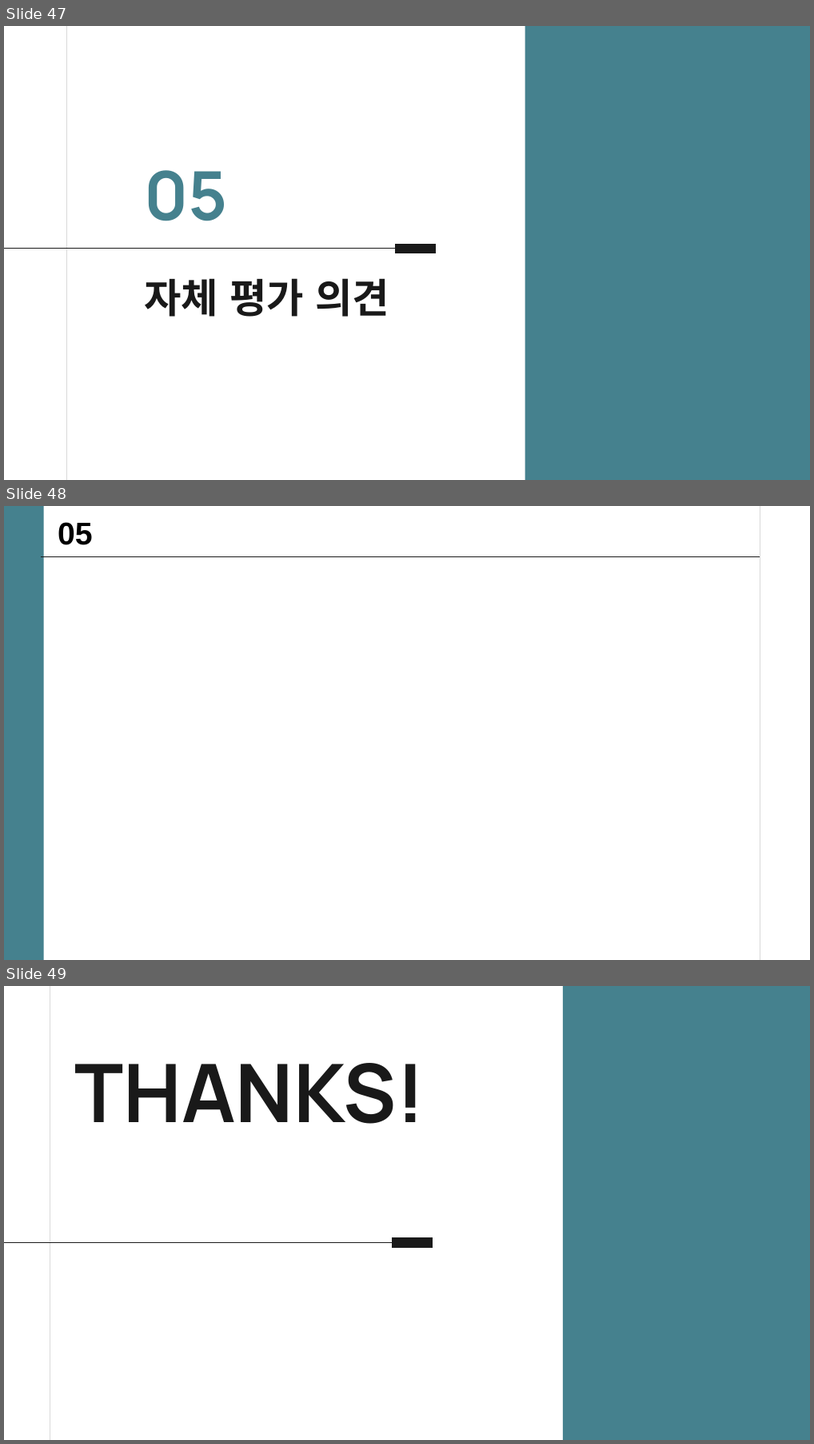
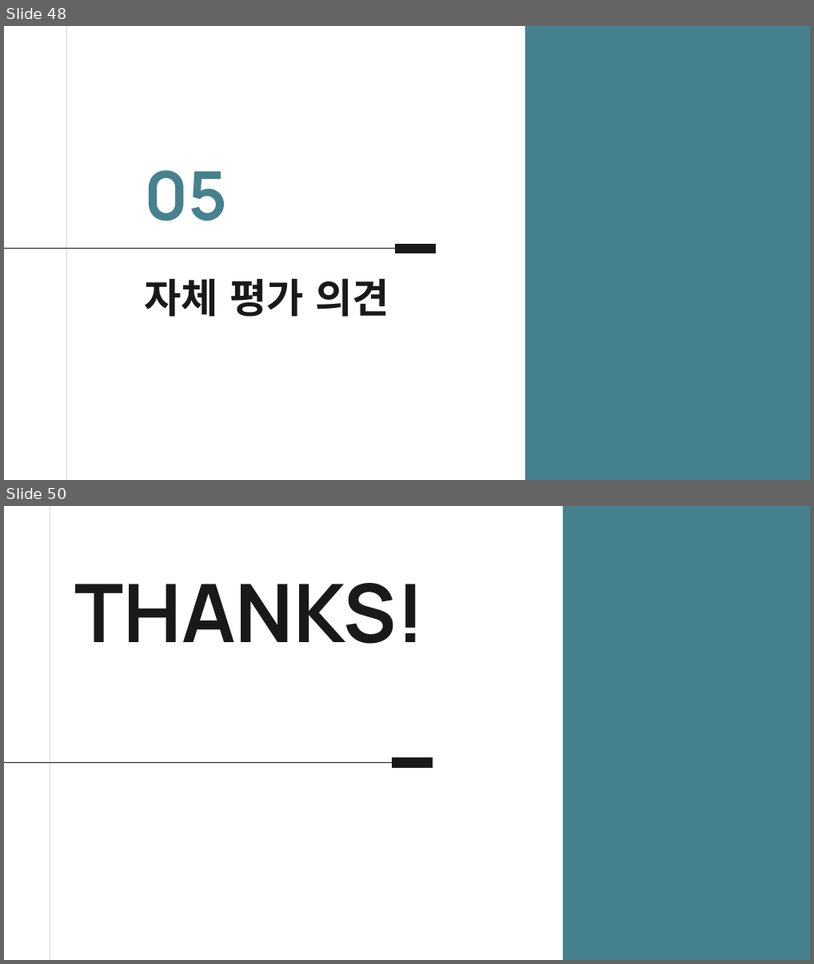
Before and after one commit to mini-project-y/1st_mini_project, a slide deck: Mook/PJT_유현수_수정본.pptx. Shown one above the other, each under a label of ours: slides 47, 48 and 49 before the commit, slides 48 and 50 after it; the slides between them are not shown. The pictures are 814x1444 and 814x964 pixels, drawn with LibreOffice and Linux fonts; fonts in the diff are those of the drawing. Boxes give left, top, right and bottom in pixels: in the first picture for what was removed or moved away, otherwise in the second. Text is boxed around its words. In the diff, an @@ line names an element or a change of style, - is before the commit and + after.

```diff
--- a/Mook/PJT_유현수_수정본.pptx
+++ b/Mook/PJT_유현수_수정본.pptx
@@ slide 48 removed at (4,506,810,960), background #FFFFFF @@
@@ rectangle removed at (4,506,43,959) @@
@@ text removed at (58,522,93,545) @@
-05
@@ line removed from (761, 506) to (761, 960) @@
@@ line removed from (761, 557) to (41, 557) @@
@@ what was slide 47 is now slide 48 @@
@@ what was slide 49 is now slide 50 @@
```
Also in this commit, not shown: 3 slides changed, 2 slides added, 1 other slide removed.
